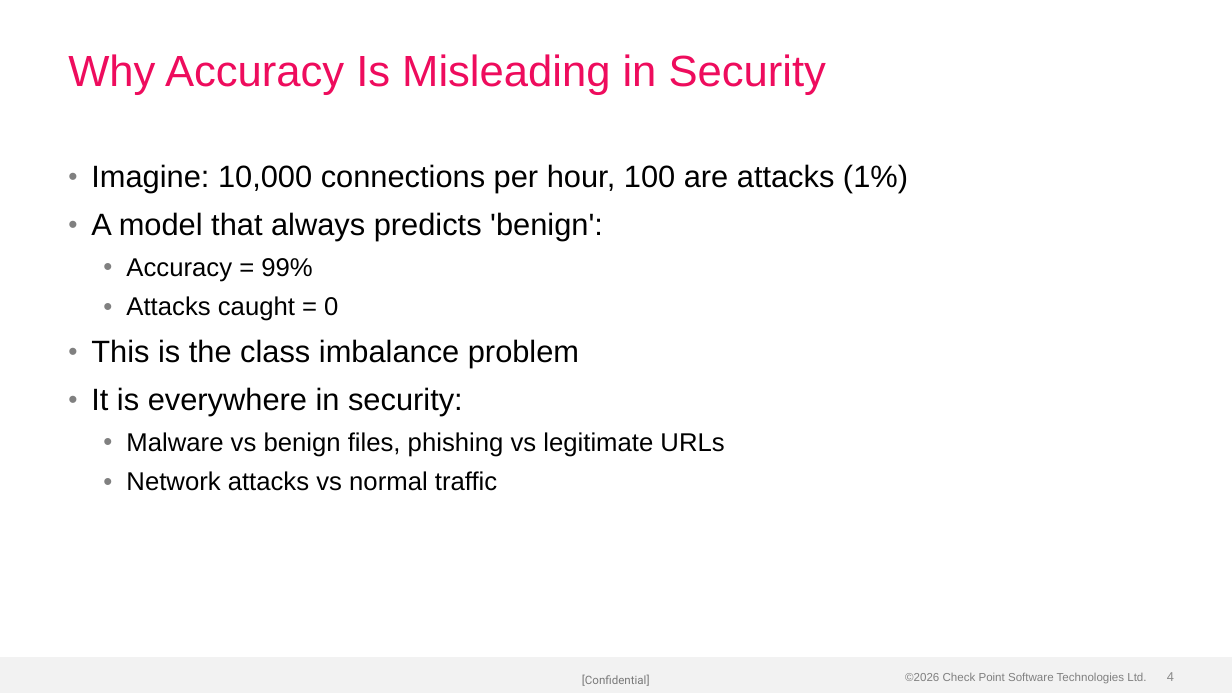
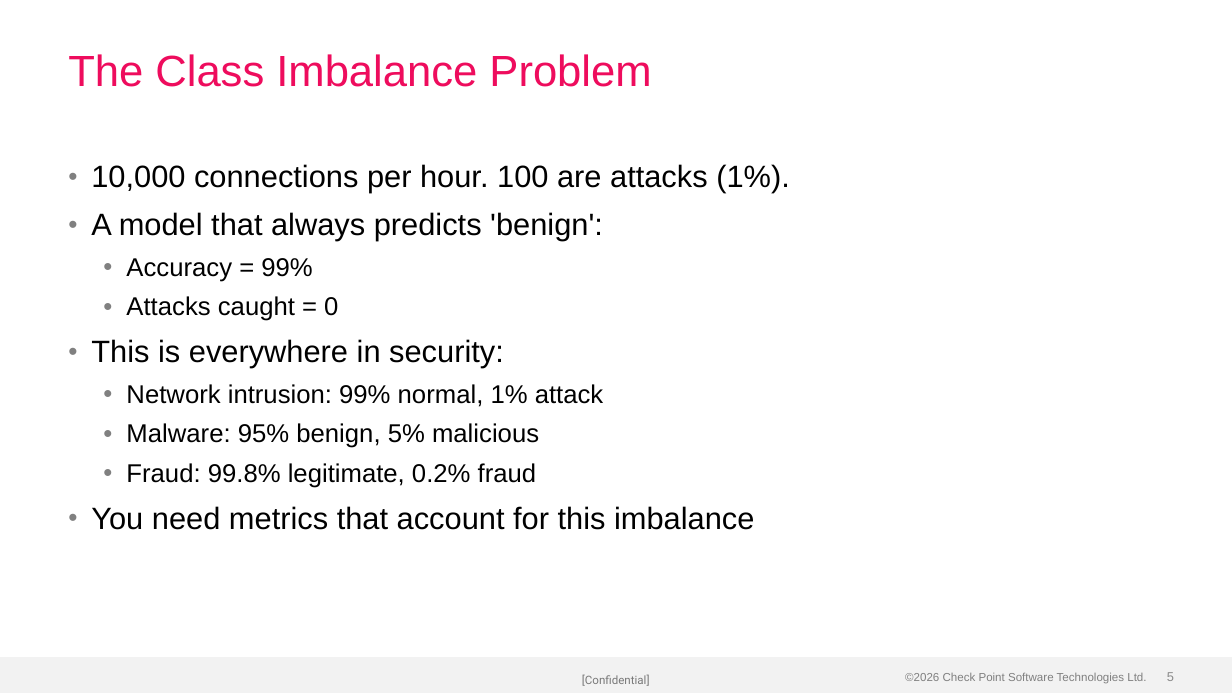
Before and after one commit to alshawwaf/ai-basic-training, a slide deck: slide 5 of stage1_classic_ml/05_model_evaluation/Lecture-5-Model-Evaluation.pptx (slide 4 before the commit). Drawn at 1232x693 pixels with LibreOffice and Linux fonts; fonts in the diff are those of the drawing; background and template pictures are left out. Boxes give left, top, right and bottom in pixels: in the first picture for what was removed or moved away, otherwise in the second. Text is boxed around its words. In the diff, an @@ line names an element or a change of style, - is before the commit and + after.

Commit message:
Rebuild Lecture-5 with charts and visual layouts
5 embedded images: accuracy trap comparison, confusion matrix heatmap,
precision/recall/F1 metric cards, ROC curve, precision-recall tradeoff
chart. Uses 2-Column, Bullets+Pull Quote, and Title Only layouts.

```diff
--- a/stage1_classic_ml/05_model_evaluation/Lecture-5-Model-Evaluation.pptx
+++ b/stage1_classic_ml/05_model_evaluation/Lecture-5-Model-Evaluation.pptx
@@ title at box(68, 54, 651, 87): text changed @@
-Why Accuracy Is Misleading in Security
+The Class Imbalance Problem
@@ text at box(91, 164, 790, 193): text changed @@
-• Imagine: 10,000 connections per hour, 100 are attacks (1%)
+• 10,000 connections per hour. 100 are attacks (1%).
@@ text at box(91, 339, 754, 530): text changed @@
-• This is the class imbalance problem
-• It is everywhere in security:
-  • Malware vs benign files, phishing vs legitimate URLs
-  • Network attacks vs normal traffic
+• This is everywhere in security:
+  • Network intrusion: 99% normal, 1% attack
+  • Malware: 95% benign, 5% malicious
+  • Fraud: 99.8% legitimate, 0.2% fraud
+• You need metrics that account for this imbalance
@@ page number at box(1167, 672, 1174, 681): text changed @@
-4
+5
```
Also in this commit, not shown: 10 other slides changed, 5 slides added, 3 slides removed.
